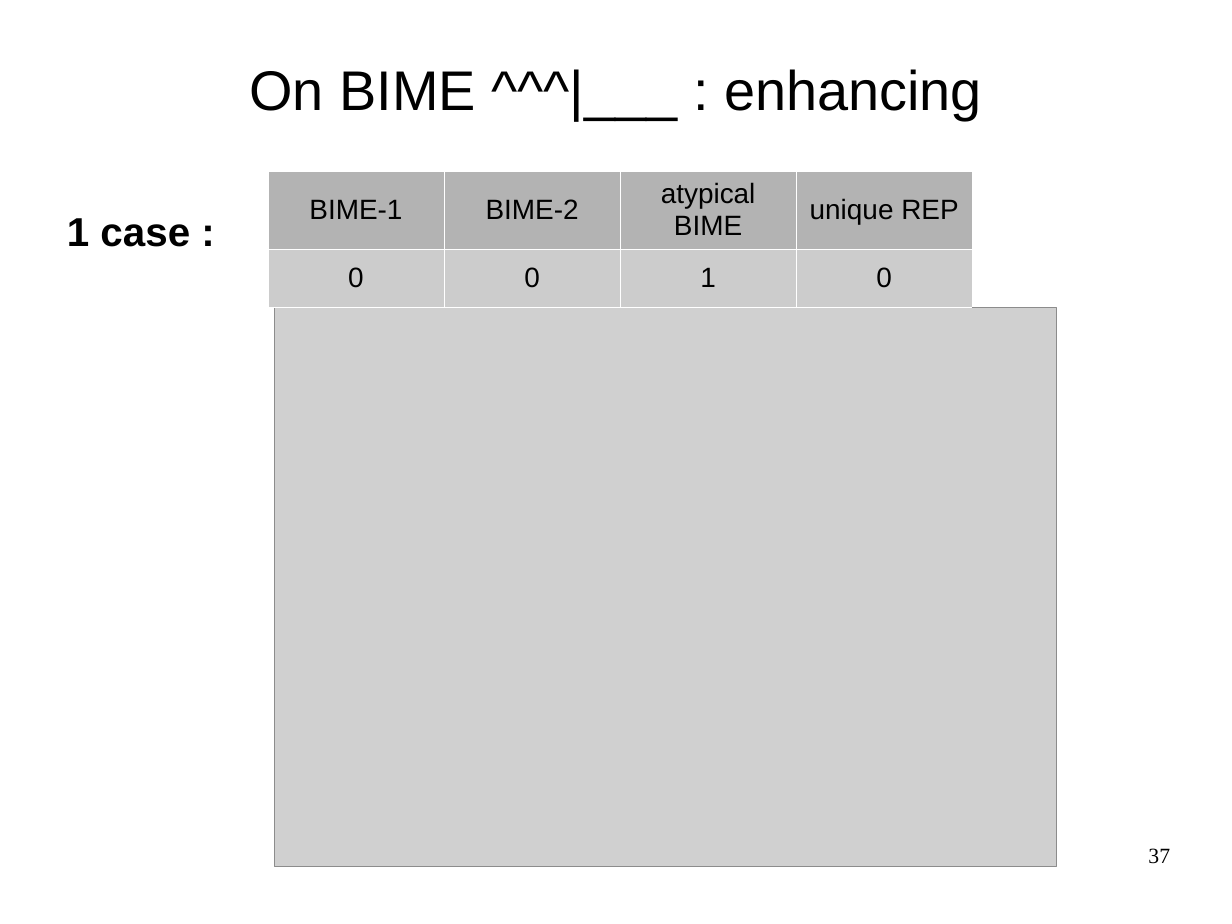
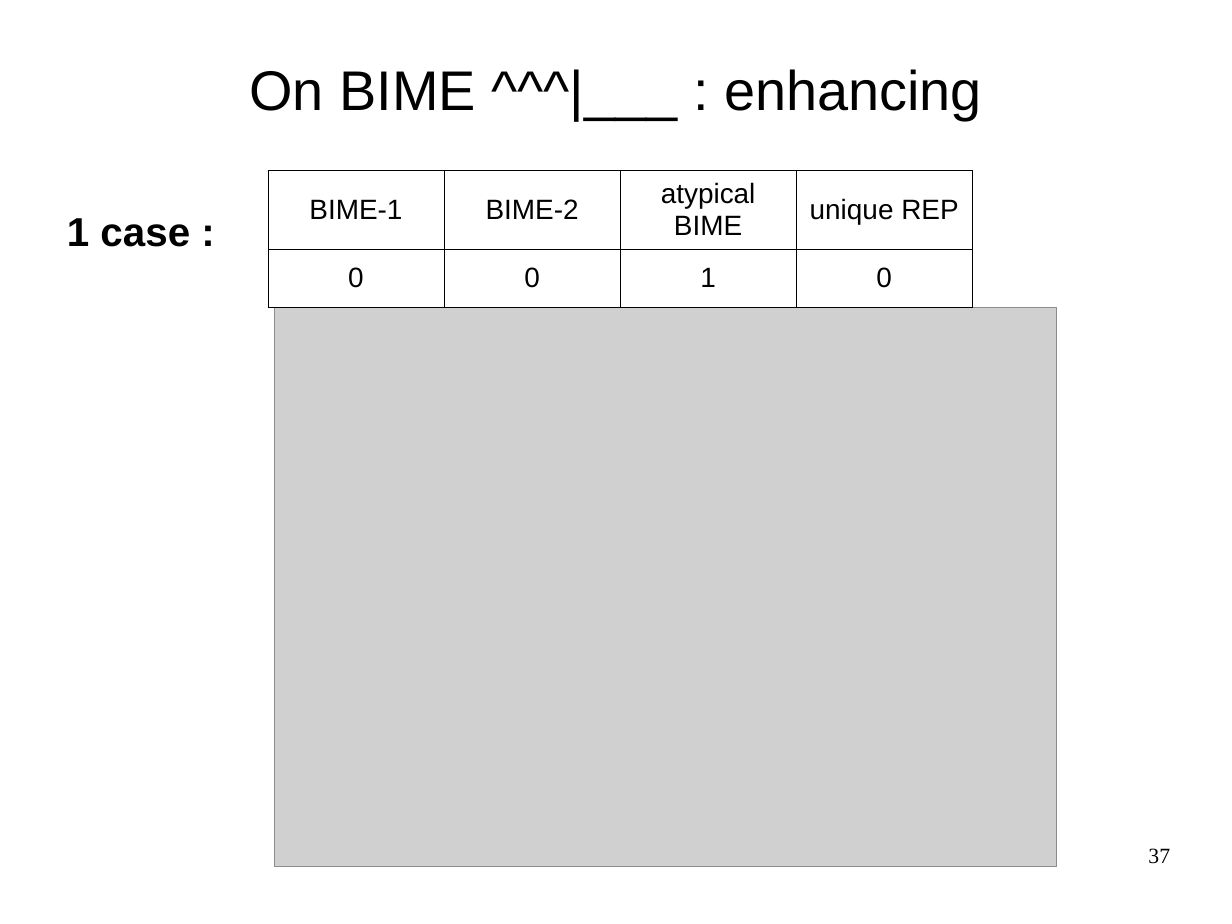
Before and after one commit to mesmeraf/stage_M2, a slide deck: slide 37 of presentation.odp. Drawn at 1232x924 pixels with LibreOffice and Linux fonts; fonts in the diff are those of the drawing; grey boxes stand for pictures; background and template pictures are left out. Boxes give left, top, right and bottom in pixels: in the first picture for what was removed or moved away, otherwise in the second. Text is boxed around its words. In the diff, an @@ line names an element or a change of style, - is before the commit and + after.

```diff
--- a/presentation.odp
+++ b/presentation.odp
@@ table at box(268, 171, 975, 303) @@
@@ fill #B3B3B3 to none in row 1 @@
@@ fill #CCCCCC to none in row 2 @@
@@ borders changed @@
```
Also in this commit, not shown: 9 other slides changed, 8 slides added.
